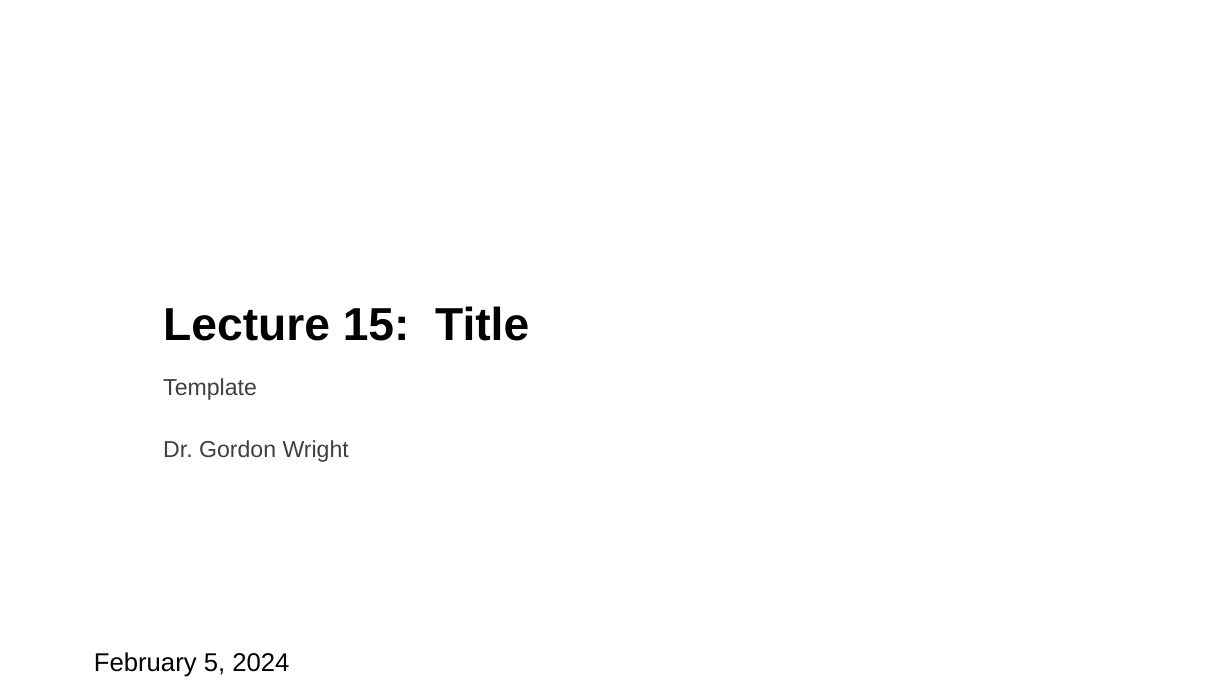
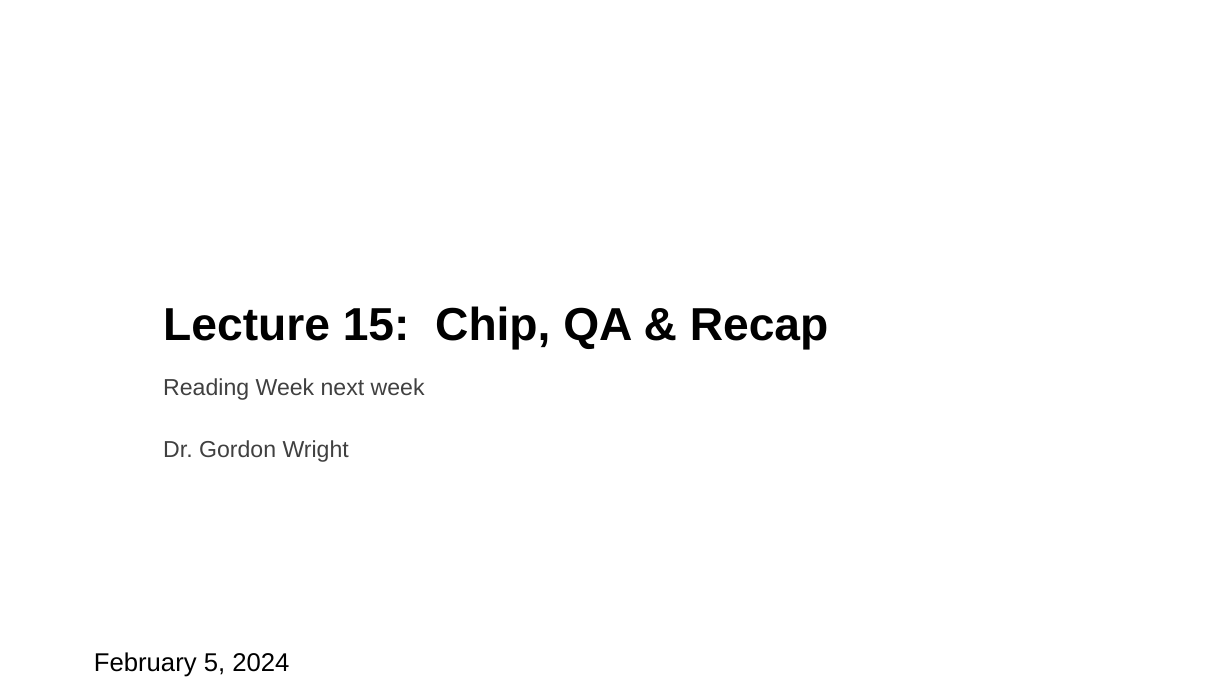
Before and after one commit to LittleMonkeyLab/PS52007D_2023-4, a slide deck: slide 1 of _site/content/Week15/lecture.pptx. Drawn at 1232x693 pixels with LibreOffice and Linux fonts; fonts in the diff are those of the drawing; background and template pictures are left out. Boxes give left, top, right and bottom in pixels: in the first picture for what was removed or moved away, otherwise in the second. Text is boxed around its words. In the diff, an @@ line names an element or a change of style, - is before the commit and + after.

```diff
--- a/_site/content/Week15/lecture.pptx
+++ b/_site/content/Week15/lecture.pptx
@@ title at (x1=163, y1=306, x2=829, y2=350): text changed @@
-Lecture 15: Title
+Lecture 15: Chip, QA & Recap
@@ subtitle at (x1=163, y1=378, x2=425, y2=462): text changed @@
-Template
-Dr. Gordon Wright
+Reading Week next week
+Dr. Gordon Wright
```
Also in this commit, not shown: 18 slides added, 5 slides removed, 28 other files.
